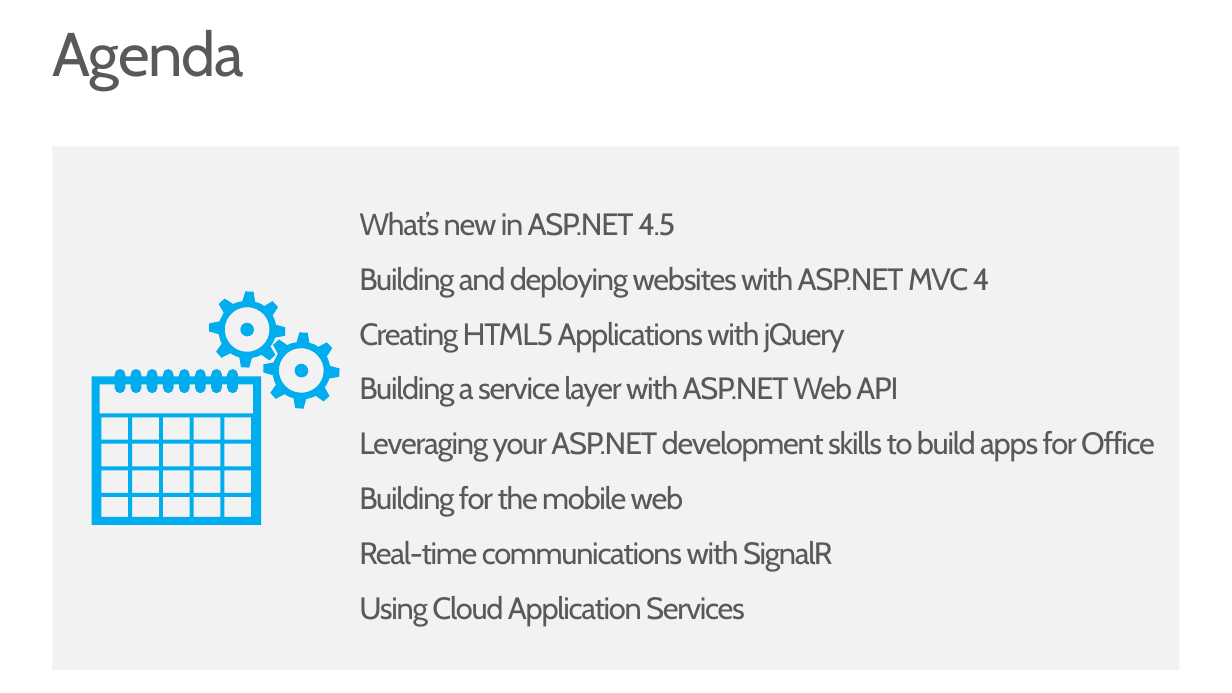
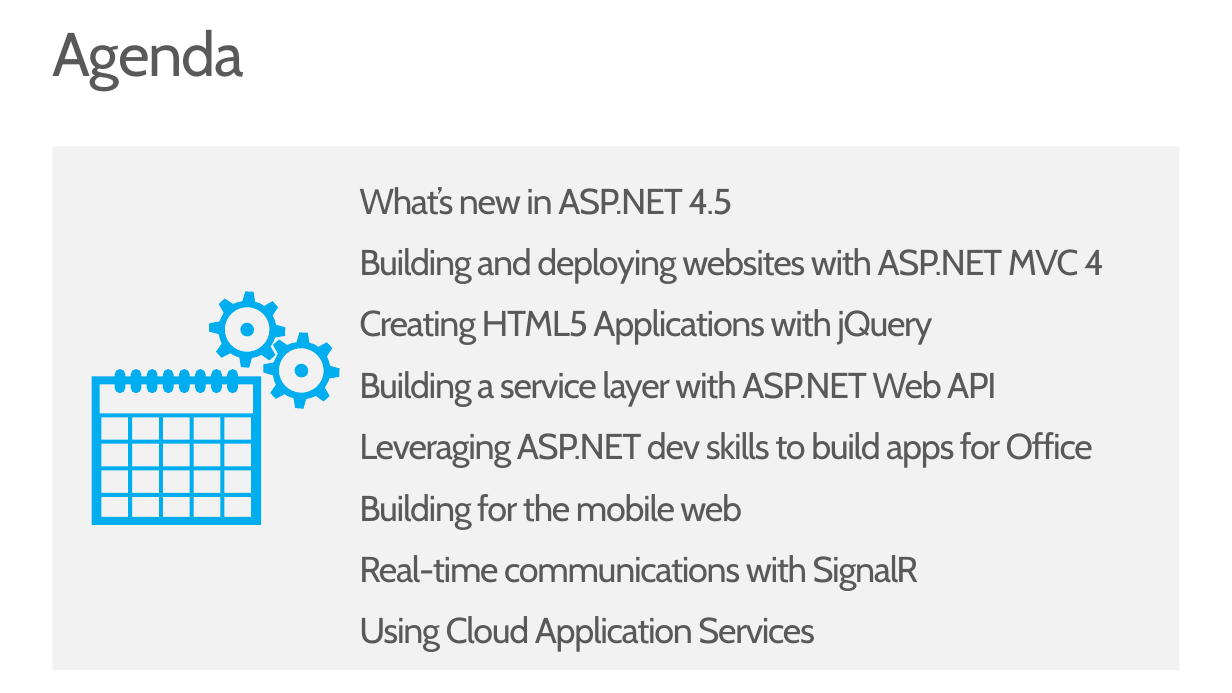
Before and after one commit to Microsoft-Web/PRESENTATION-Keynote, a slide deck: slide 4 of WebCampsKeynote.pptx (slide 3 before the commit). Drawn at 1232x693 pixels with LibreOffice and Linux fonts; fonts in the diff are those of the drawing. Boxes give left, top, right and bottom in pixels: in the first picture for what was removed or moved away, otherwise in the second. Text is boxed around its words. In the diff, an @@ line names an element or a change of style, - is before the commit and + after.

```diff
--- a/WebCampsKeynote.pptx
+++ b/WebCampsKeynote.pptx
@@ text "What’s new in ASP.NET 4.5": place and size @@
-text "What’s new in ASP.NET 4.5" at box(359, 212, 1155, 625)
+text "What’s new in ASP.NET 4.5" at box(359, 187, 1104, 652)
@@ text at box(359, 187, 1104, 652): size 24 to 28 pt in "What’s new in ASP.NET 4.5", "Building and deploying websites with ASP.NET MVC ...", "Creating HTML5 Applications with jQuery", "Building a service layer with ASP.NET Web ..." and 3 more places @@
@@ text at box(359, 432, 1093, 468): text changed; size 24 to 28 pt @@
-Leveraging your ASP.NET development skills to build apps for Office
+Leveraging ASP.NET dev skills to build apps for Office
```
Also in this commit, not shown: 2 other slides changed, 2 slides added.
